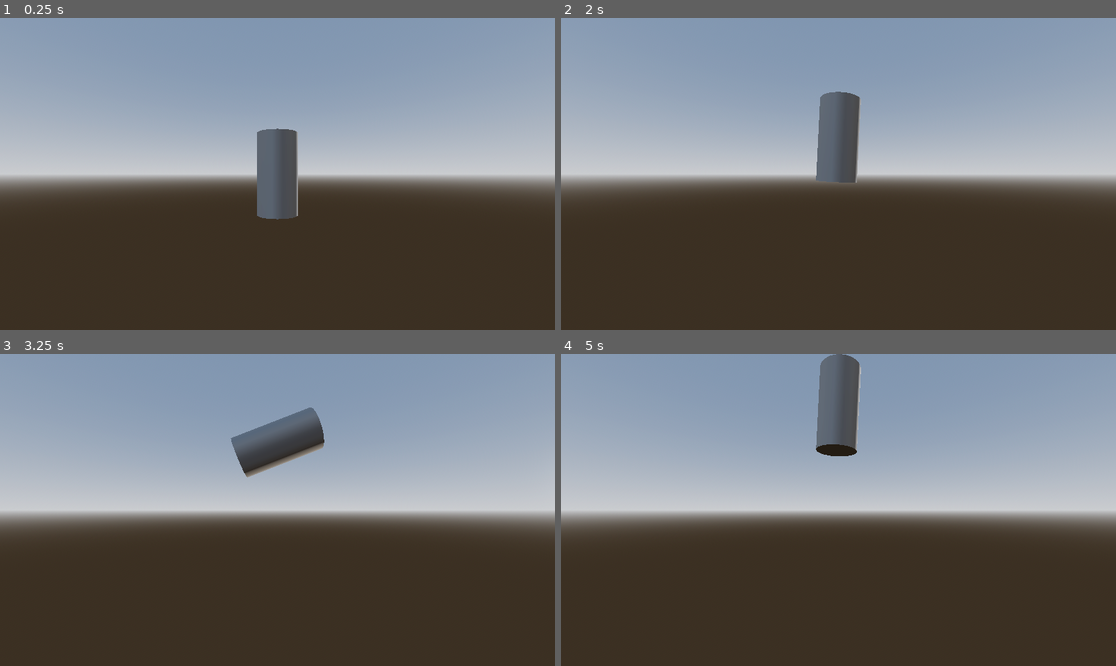
Above: before the commit, frames 1-4 (two rows, left to right).
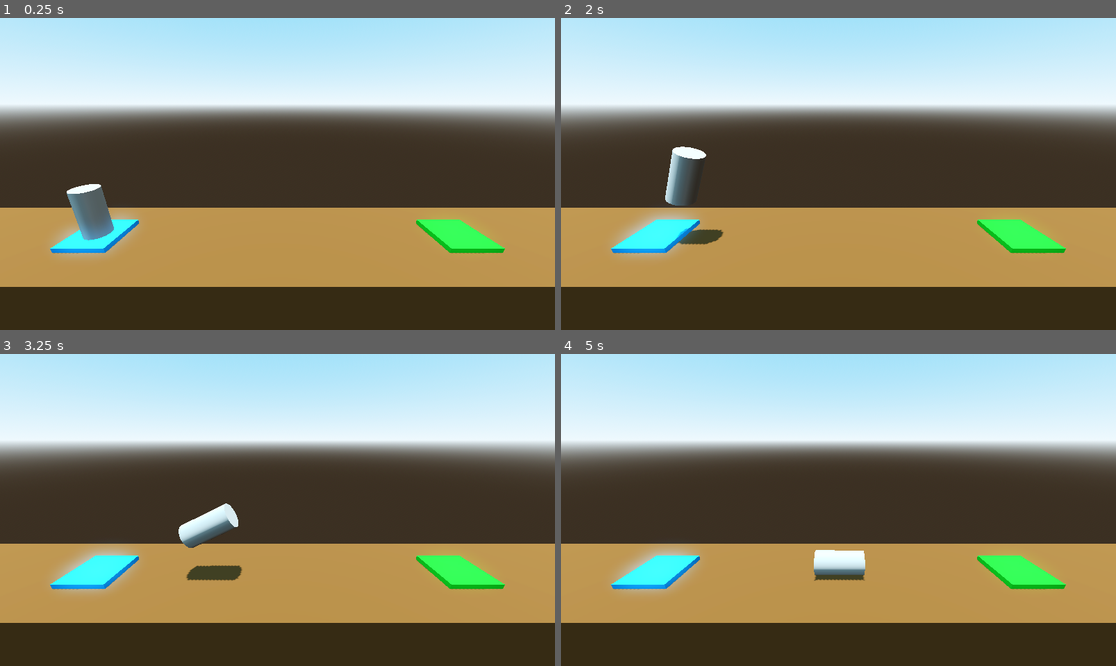
Above: after the commit, the same moments.

Repository: cpurdy-cs/ProjectBoost
Game: Godot game, scene res://Levels/level.tscn
Same seed, same stepped clock (60 frames per second), same inputs: the game is played once before the commit and once after it. Before the commit the project starts from res://Player/player.tscn.
Inputs:
- Up to frame 1 (0.25 s): no input
- Up to frame 2 (2 s): tap Enter at 0.5 s; hold D (rotate_right) 0.53-1.28 s; hold Space (boost) 0.53-1.28 s; hold A (rotate_left) from 1.28 s (still down); tap Space (boost) at 1.35 s
- Up to frame 3 (3.25 s): release A (rotate_left) at 2.03 s; hold Space (boost) 2.03-2.78 s; hold D (rotate_right) from 2.03 s (still down); tap Space (boost) at 2.85 s
- Up to frame 4 (5 s): release D (rotate_right) at 3.53 s; hold Space (boost) 3.53-4.28 s; hold A (rotate_left) from 3.53 s (still down); tap Space (boost) at 4.35 s

The runs differ from the first frame. In frame 1, 81% of the frame differs, in the area x 0-100%, y 0-87%; in frame 2, 80%; in frame 3, 80%; in frame 4, 80%.

Commit message:
player force movement

Diff:
--- a/Levels/level.tscn
+++ b/Levels/level.tscn
@@ -1,4 +1,20 @@
-[gd_scene load_steps=4 format=3 uid="uid://dc7fkjiq5ll7e"]
+[gd_scene load_steps=8 format=3 uid="uid://dc7fkjiq5ll7e"]
+
+[ext_resource type="PackedScene" uid="uid://cxnhmgd6nak3d" path="res://Player/player.tscn" id="1_s41d2"]
+
+[sub_resource type="ProceduralSkyMaterial" id="ProceduralSkyMaterial_54b6e"]
+sky_top_color = Color(0.405035, 0.74444485, 0.9380853, 1)
+sky_horizon_color = Color(0.867236, 0.94433844, 0.98374856, 1)
+ground_horizon_color = Color(0.867236, 0.94433844, 0.98374856, 1)
+
+[sub_resource type="Sky" id="Sky_s41d2"]
+sky_material = SubResource("ProceduralSkyMaterial_54b6e")
+
+[sub_resource type="Environment" id="Environment_gtnvv"]
+background_mode = 2
+sky = SubResource("Sky_s41d2")
+tonemap_mode = 2
+glow_enabled = true
 
 [sub_resource type="StandardMaterial3D" id="StandardMaterial3D_54b6e"]
 albedo_color = Color(0.36740273, 0.20908174, 0.022589253, 1)
@@ -11,6 +27,13 @@
 
 [node name="Level" type="Node3D"]
 
+[node name="WorldEnvironment" type="WorldEnvironment" parent="."]
+environment = SubResource("Environment_gtnvv")
+
+[node name="DirectionalLight3D" type="DirectionalLight3D" parent="."]
+transform = Transform3D(-0.89100647, -0.45399058, -1.9844558e-08, 0, -4.371139e-08, 1, -0.45399058, 0.89100647, 3.8947128e-08, 0, 0, 0)
+shadow_enabled = true
+
 [node name="Floor" type="CSGBox3D" parent="."]
 transform = Transform3D(1, 0, 0, 0, 1, 0, 0, 0, 1, 0, -4, 0)
 use_collision = true
@@ -19,10 +42,18 @@
 
 [node name="LaunchPad" type="CSGBox3D" parent="."]
 transform = Transform3D(1, 0, 0, 0, 1, 0, 0, 0, 1, -7.5, 0, 0)
+use_collision = true
 size = Vector3(2, 0.4, 2)
 material = SubResource("StandardMaterial3D_s41d2")
 
 [node name="LandingPad" type="CSGBox3D" parent="."]
 transform = Transform3D(1, 0, 0, 0, 1, 0, 0, 0, 1, 7.5, 0, 0)
+use_collision = true
 size = Vector3(2, 0.4, 2)
 material = SubResource("StandardMaterial3D_gtnvv")
+
+[node name="Camera3D" type="Camera3D" parent="."]
+transform = Transform3D(1, 0, 0, 0, 0.94551855, 0.32556814, 0, -0.32556814, 0.94551855, 0, 5.305, 7.275)
+
+[node name="Player" parent="." instance=ExtResource("1_s41d2")]
+transform = Transform3D(1, 0, 0, 0, 1, 0, 0, 0, 1, -7.5, 1.224, 0)
--- a/Player/player.gd
+++ b/Player/player.gd
@@ -1,4 +1,4 @@
-extends Node3D
+extends RigidBody3D
 class_name Player
 
 # Called when the node enters the scene tree for the first time.
@@ -9,12 +9,12 @@
 # Called every frame. 'delta' is the elapsed time since the previous frame.
 func _process(delta: float) -> void:
 	if Input.is_action_pressed("boost"):
-		position.y += delta
+		apply_central_force(basis.y * delta * 1000.0)
 
 	if Input.is_action_pressed("rotate_left"):
-		rotate_z(delta)
+		apply_torque(Vector3(0.0, 0.0, delta*100.0))
 
 	if Input.is_action_pressed("rotate_right"):
-		rotate_z(-delta)
+		apply_torque(Vector3(0.0, 0.0, -delta*100.0))
 
 	# rotate right
--- a/Player/player.tscn
+++ b/Player/player.tscn
@@ -1,35 +1,21 @@
-[gd_scene load_steps=6 format=3 uid="uid://cxnhmgd6nak3d"]
+[gd_scene load_steps=4 format=3 uid="uid://cxnhmgd6nak3d"]
 
 [ext_resource type="Script" uid="uid://dvn4q2fd6ablf" path="res://Player/player.gd" id="1_l8h54"]
 
-[sub_resource type="ProceduralSkyMaterial" id="ProceduralSkyMaterial_hvfyp"]
-sky_horizon_color = Color(0.66224277, 0.6717428, 0.6867428, 1)
-ground_horizon_color = Color(0.66224277, 0.6717428, 0.6867428, 1)
-
-[sub_resource type="Sky" id="Sky_l8h54"]
-sky_material = SubResource("ProceduralSkyMaterial_hvfyp")
-
-[sub_resource type="Environment" id="Environment_4ntmi"]
-background_mode = 2
-sky = SubResource("Sky_l8h54")
-tonemap_mode = 2
-glow_enabled = true
-
 [sub_resource type="CylinderMesh" id="CylinderMesh_btcbx"]
 
-[node name="Player" type="Node3D"]
+[sub_resource type="CylinderShape3D" id="CylinderShape3D_l8h54"]
+
+[node name="Player" type="RigidBody3D"]
+axis_lock_linear_z = true
+axis_lock_angular_x = true
+axis_lock_angular_y = true
+linear_damp = 1.0
+angular_damp = 3.0
 script = ExtResource("1_l8h54")
-
-[node name="WorldEnvironment" type="WorldEnvironment" parent="."]
-environment = SubResource("Environment_4ntmi")
-
-[node name="DirectionalLight3D" type="DirectionalLight3D" parent="."]
-transform = Transform3D(-0.8660254, -0.43301278, 0.25, 0, 0.49999997, 0.86602545, -0.50000006, 0.75, -0.43301266, 0, 0, 0)
-shadow_enabled = true
 
 [node name="MeshInstance3D" type="MeshInstance3D" parent="."]
 mesh = SubResource("CylinderMesh_btcbx")
 
-[node name="Camera3D" type="Camera3D" parent="."]
-transform = Transform3D(1, 0, 0, 0, 1, 0, 0, 0, 1, 0, 0, 5)
-top_level = true
+[node name="CollisionShape3D" type="CollisionShape3D" parent="."]
+shape = SubResource("CylinderShape3D_l8h54")
--- a/project.godot
+++ b/project.godot
@@ -11,7 +11,7 @@
 [application]
 
 config/name="Project Boost"
-run/main_scene="uid://cxnhmgd6nak3d"
+run/main_scene="uid://dc7fkjiq5ll7e"
 config/features=PackedStringArray("4.5", "Forward Plus")
 config/icon="res://icon.svg"
 
@@ -20,6 +20,7 @@
 boost={
 "deadzone": 0.2,
 "events": [Object(InputEventKey,"resource_local_to_scene":false,"resource_name":"","device":-1,"window_id":0,"alt_press …(191 unchanged characters)…
+, Object(InputEventKey,"resource_local_to_scene":false,"resource_name":"","device":-1,"window_id":0,"alt_pressed":false,"shift_pressed":false,"ctrl_pressed":false,"meta_pressed":false,"pressed":false,"keycode":0,"physical_keycode":87,"key_label":0,"unicode":119,"location":0,"echo":false,"script":null)
 ]
 }
 rotate_left={
